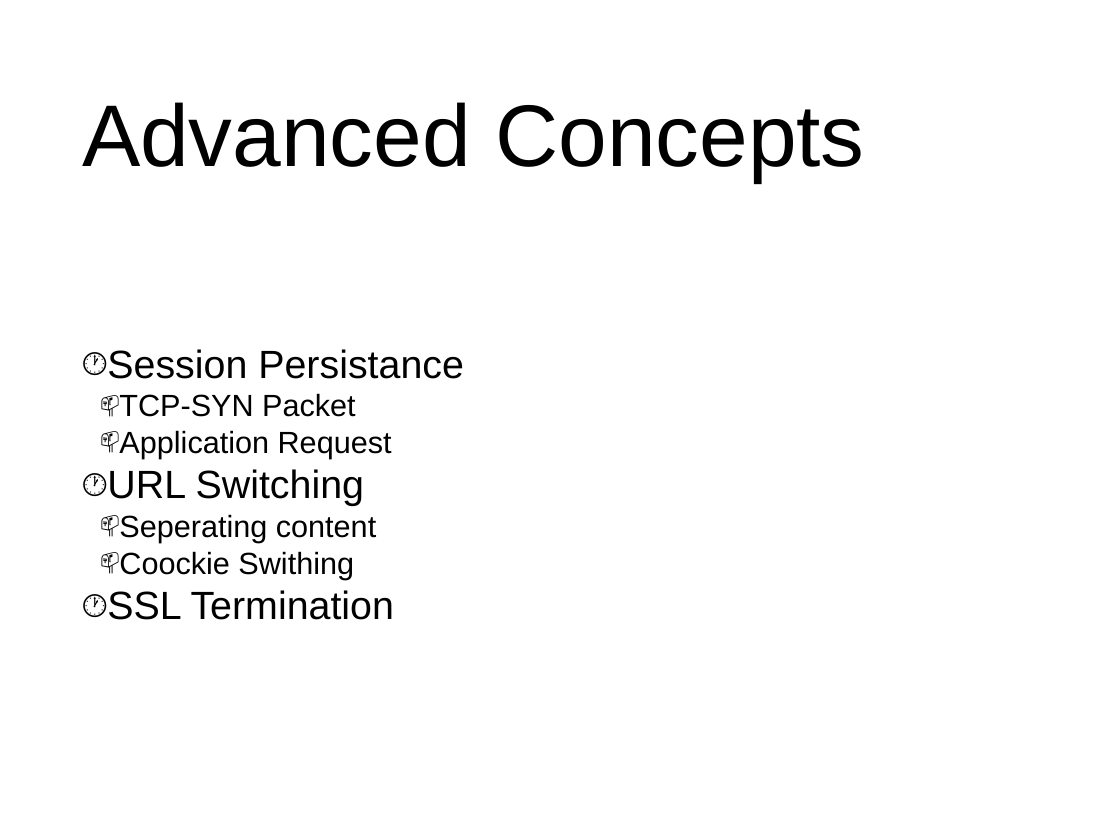
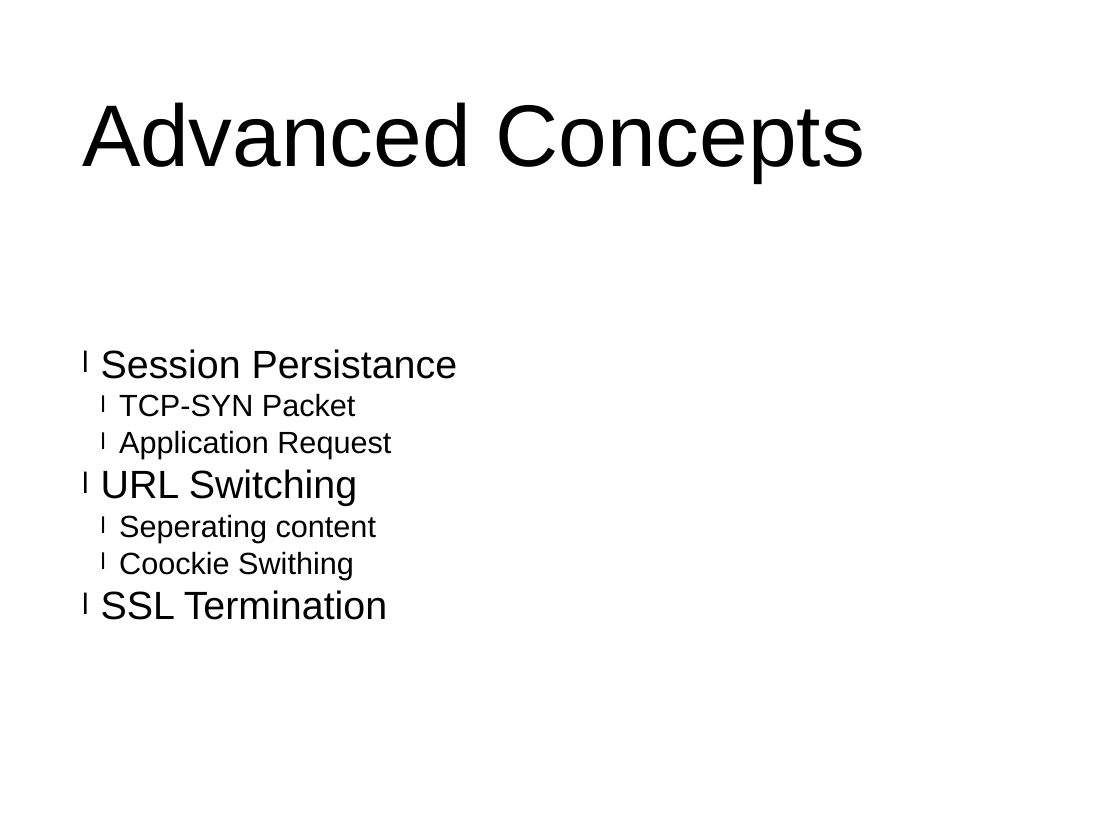
Before and after one commit to mhaidn-tgm/LoadBalancing, a slide deck: slide 7 of präsi.pptx. Drawn at 1120x840 pixels with LibreOffice and Linux fonts; fonts in the diff are those of the drawing. Boxes give left, top, right and bottom in pixels: in the first picture for what was removed or moved away, otherwise in the second. Text is boxed around its words. In the diff, an @@ line names an element or a change of style, - is before the commit and + after.

```diff
--- a/präsi.pptx
+++ b/präsi.pptx
@@ text "Session Persistance" at box(101, 349, 458, 620): bullet 🕐 to l; bullet 📫 to l @@
```
Also in this commit, not shown: 7 other slides changed, 6 slides added, 3 other files.
